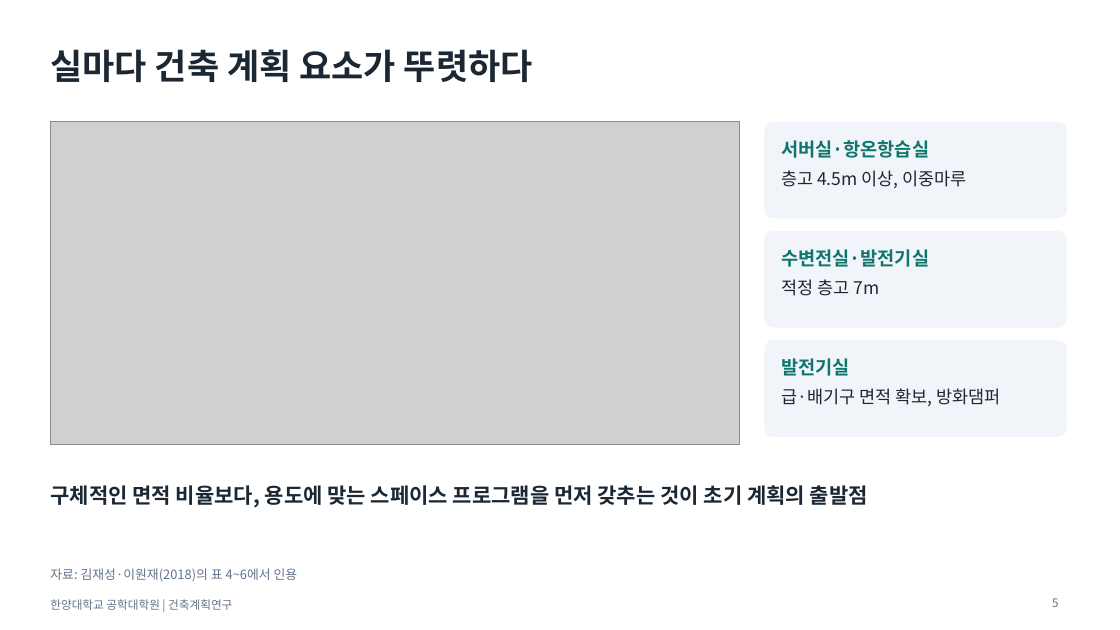
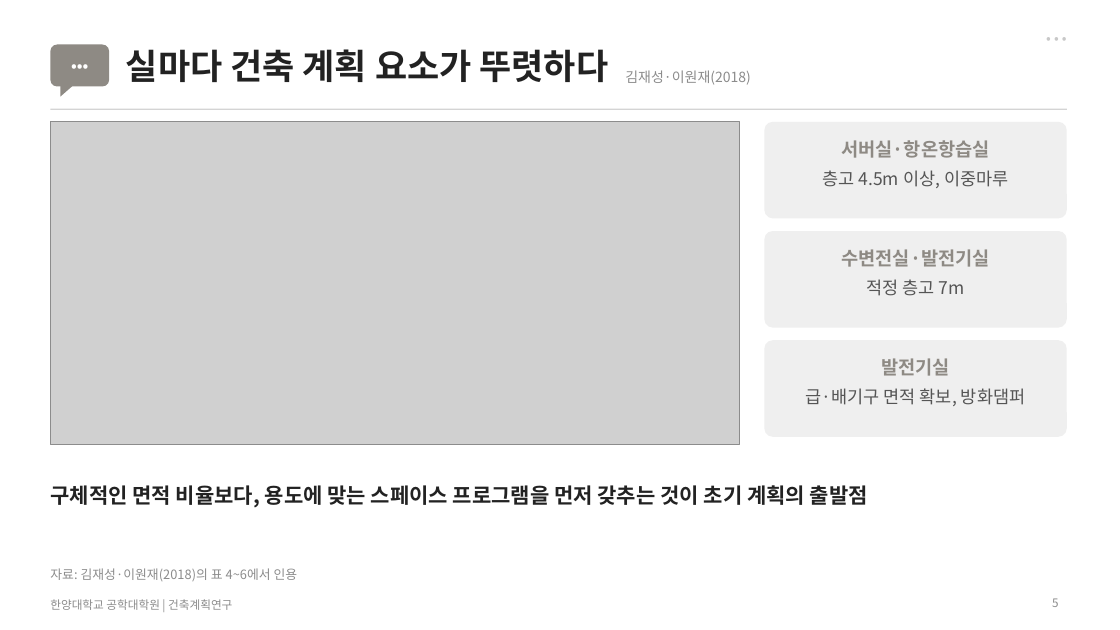
Before and after one commit to sangchuls/pango-gmp, a slide deck: slide 5 of research/final/발표자료_최종.pptx. Drawn at 1120x630 pixels with LibreOffice and Linux fonts; fonts in the diff are those of the drawing; grey boxes stand for pictures. Boxes give left, top, right and bottom in pixels: in the first picture for what was removed or moved away, otherwise in the second. Text is boxed around its words. In the diff, an @@ line names an element or a change of style, - is before the commit and + after.

```diff
--- a/research/final/발표자료_최종.pptx
+++ b/research/final/발표자료_최종.pptx
@@ text added at (x1=1008, y1=25, x2=1067, y2=50), 12 pt, text #C8C8C8 @@
+• • •
@@ rounded rectangle added at (x1=50, y1=45, x2=109, y2=87), fill #8E8A84 @@
@@ text added at (x1=50, y1=45, x2=109, y2=87), 13 pt, text #FFFFFF, bold @@
+•••
@@ title "실마다 건축 계획 요소가 뚜렷하다" at (x1=126, y1=49, x2=609, y2=82): text colour #1B2733 to #222222 @@
@@ title "실마다 건축 계획 요소가 뚜렷하다" moved from (x1=50, y1=49, x2=533, y2=82) to (x1=126, y1=49, x2=609, y2=82) @@
@@ right triangle added at (x1=60, y1=85, x2=74, y2=97), fill #8E8A84 @@
@@ text added at (x1=625, y1=70, x2=751, y2=85), 12 pt, text #8C8C8C @@
+김재성·이원재(2018)
@@ line added from (50, 109) to (1067, 109), #D4D4D4 1 pt @@
@@ fill #F1F5F9 to #EFEFEF in 3 elements at (x1=765, y1=122, x2=1067, y2=218), (x1=765, y1=231, x2=1067, y2=328), (x1=765, y1=340, x2=1067, y2=437) @@
@@ text colour #0F766E to #8E8A84; alignment left to centre in 3 elements at (x1=842, y1=140, x2=990, y2=158), (x1=842, y1=249, x2=990, y2=267), (x1=881, y1=358, x2=949, y2=376) @@
@@ text colour #1B2733 to #555555; alignment left to centre in 3 elements at (x1=823, y1=170, x2=1008, y2=188), (x1=866, y1=279, x2=965, y2=296), (x1=806, y1=388, x2=1025, y2=406) @@
@@ text "구체적인 면적 비율보다, 용도에 맞는 ..." at (x1=50, y1=485, x2=868, y2=507): text colour #1B2733 to #222222 @@
@@ text colour #64748B to #8C8C8C in 3 elements at (x1=50, y1=599, x2=232, y2=610), (x1=50, y1=568, x2=298, y2=581), (x1=1052, y1=598, x2=1058, y2=607) @@
```
Also in this commit, not shown: 18 other slides changed, 4 other files.
